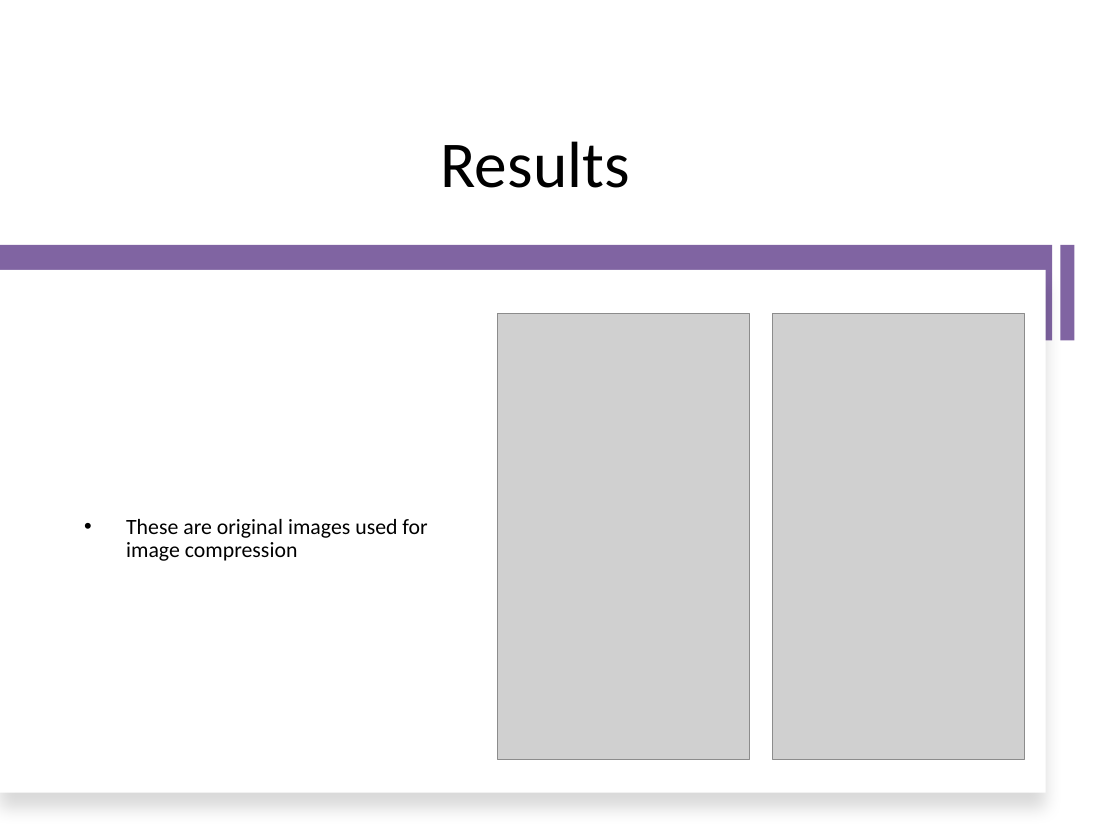
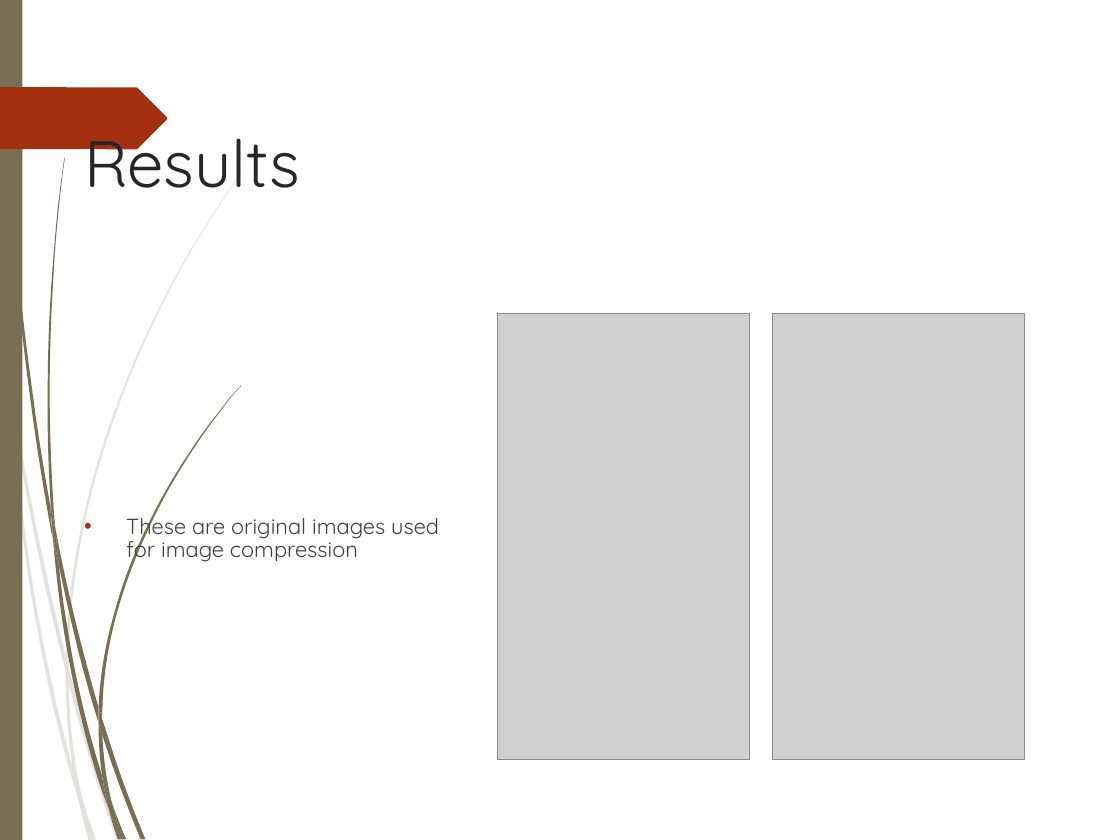
Before and after one commit to SheikhMuhammadMujtaba/Image-Compression-Using-MDCT, a slide deck: slide 5 of presentation.pptx. Drawn at 1120x840 pixels with LibreOffice and Linux fonts; fonts in the diff are those of the drawing; grey boxes stand for pictures. Boxes give left, top, right and bottom in pixels: in the first picture for what was removed or moved away, otherwise in the second. Text is boxed around its words. In the diff, an @@ line names an element or a change of style, - is before the commit and + after.

```diff
--- a/presentation.pptx
+++ b/presentation.pptx
@@ rectangle added at [0, 0, 22, 840], fill #766F54 @@
@@ title "Results" at [84, 119, 300, 188]: font Calibri to Quicksand, text colour #000000 to #262626; alignment centre to left @@
@@ freeform shape added at [0, 87, 167, 150], fill #A53010 @@
@@ rectangle removed at [0, 245, 1053, 340] @@
@@ rectangle removed at [1060, 245, 1074, 340] @@
@@ rectangle removed at [0, 270, 1046, 793] @@
@@ text "These are original images used ..." at [126, 511, 439, 563]: font Calibri to Quicksand, text colour #000000 to #404040; more space between paragraphs @@
@@ group added at [0, 171, 243, 840]: 10 freeform shapes @@
@@ group added at [2, 0, 242, 840]: 12 freeform shapes @@
```
Also in this commit, not shown: 7 other slides changed, 6 slides added, 1 slide removed.
